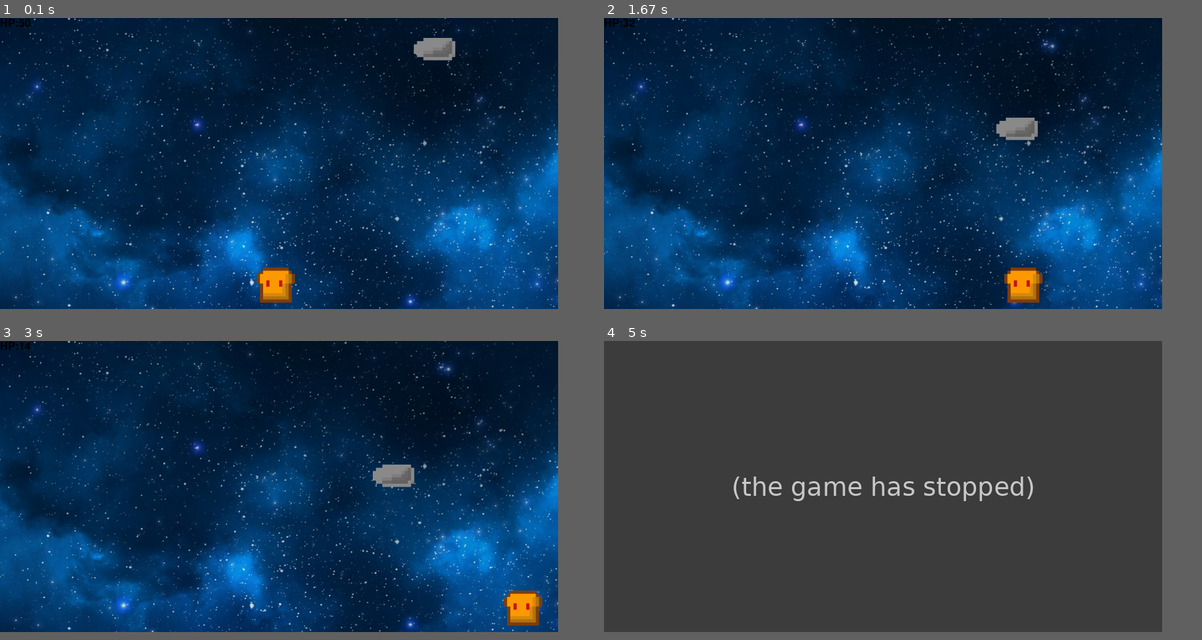
Above: before the commit, frames 1-4 (two rows, left to right).
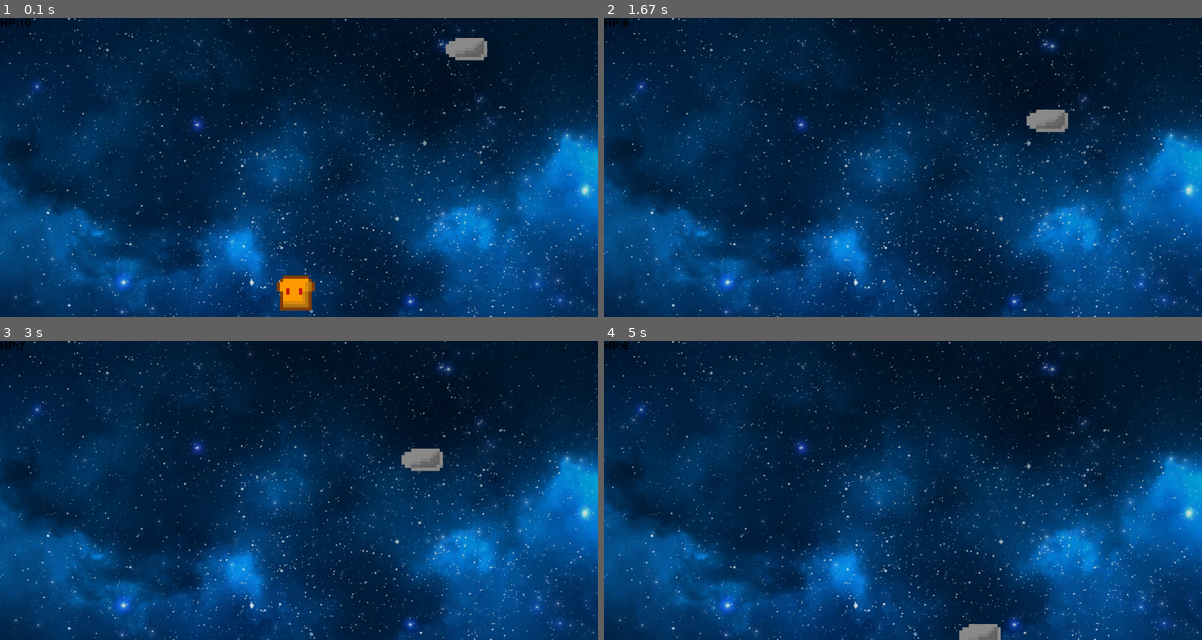
Above: after the commit, the same moments.

Repository: DHsinn/py_game
Game: pygame game, started from 피하기.py
Same seed, same stepped clock (60 frames per second), same inputs: the game is played once before the commit and once after it.
Inputs:
- Up to frame 1 (0.1 s): no input
- Up to frame 2 (1.67 s): hold Right 0.33-0.8 s; hold Right 0.83-1.3 s; hold Left from 1.33 s (still down)
- Up to frame 3 (3 s): release Left at 1.87 s; hold Right 2.33-2.97 s
- Up to frame 4 (5 s): hold Left 3-3.47 s; hold Left from 4.5 s (still down)
In our replay, the window is 840x438 before the commit and 900x450 after it. These sizes can differ from the game's own. Grey fills any space a smaller window leaves; there, only what the larger window draws over its background counts as a difference.

The runs differ from the first frame. In frame 1, 8.7% of the frame differs, in the area x 0-100%, y 0-100%; in frame 2, 8.3%; in frame 3, 8.4%; in frame 4, 98%.
Before the commit the program exited at 3.6 s; later frames show no game.

Commit message:
무적구현완료

Diff:
--- a/피하기.py
+++ b/피하기.py
@@ -1,16 +1,29 @@
+import time
 import pygame
-import time
+from time import localtime
 import random
+
+def hitman(timeData):
+    timeData[1] = time.localtime(time.time())
+    timeData[1] = timeData[1].tm_min*60 + timeData[1].tm_sec
+    if timeData[1] - timeData[0] >=2:
+        timeData[0] = timeData[1]
+        character.fill(tp)
+        return True
+
+    else:
+        return False
+
 # 기본 초기화 (반드시 해야하는 것들)
 pygame.init() #초기화 반드시 필요
 
 #화면 크기설정
-screen_width = 1400 #가로크기
-screen_height = 730 #세로크기
+screen_width = 1500 #가로크기
+screen_height = 750 #세로크기
 screen = pygame.display.set_mode((screen_width, screen_height))
 
 #화면 타이틀 설정
-pygame.display.set_caption("sion game") #게임 제목
+pygame.display.set_caption("보기") #게임 제목
 
 #FPS
 clock = pygame.time.Clock()
@@ -29,10 +42,7 @@
 character_height = character_size[1]
 character_x_pos = (screen_width/2) - (character_width/2)
 character_y_pos = screen_height - character_height
-character_hp = 50
-inb = 5
-inbMode = False
-inbStartTime = 0
+character_hp = 10
 
 #캐릭터 hp표시
 font = pygame.font.SysFont(None,40)
@@ -41,6 +51,7 @@
 
 #이동 위치
 to_x = 0
+timeData = [0, 0]
 character_speed = 10
 
 
@@ -52,7 +63,6 @@
 stone_x_pos = random.randint(0, screen_width - stone_width)
 stone_y_pos = 0
 stone_speed = 10
-
 
 running = True #게임이 진행중인가?
 while running:
@@ -95,11 +105,30 @@
     stone_rect.left = stone_x_pos
     stone_rect.top = stone_y_pos
 
+    tp = (0, 0, 0, 0)
+    # hit = False
+    # god_time = 2
+    # alpha_time = 0
+    # if hit == False:
+    #     if character_rect.colliderect(stone_rect):
+    #         hit = True
+    #         god_time=2
+    # if hit==True:
+    #     god_time -= 0.01
+    #     alpha_time += 1
+
+    #     if alpha_time > 5:
+    #         alpha_time = 0
+    #         character!=character
+    #     if god_time<=0:
+    #         god_time=0
+    #         hit=False
+    #         character = pygame.image.load("C:\\Users\\sion9\\Documents\\Mygit\\pygame_basic\\character1.png")
+
     #충돌시 처리
     if character_rect.colliderect(stone_rect):
-        character_hp -= 1
-        # if inbMode and time.time() - inbStartTime> inb:
-        #     inbMode = False
+        if hitman(timeData):
+            character_hp-=1
         if character_hp == 0:
             running = False
     for _ in range(character_hp):
@@ -116,4 +145,5 @@
     screen.blit(image,pos)
     pygame.display.update()
 
+
 pygame.quit()
